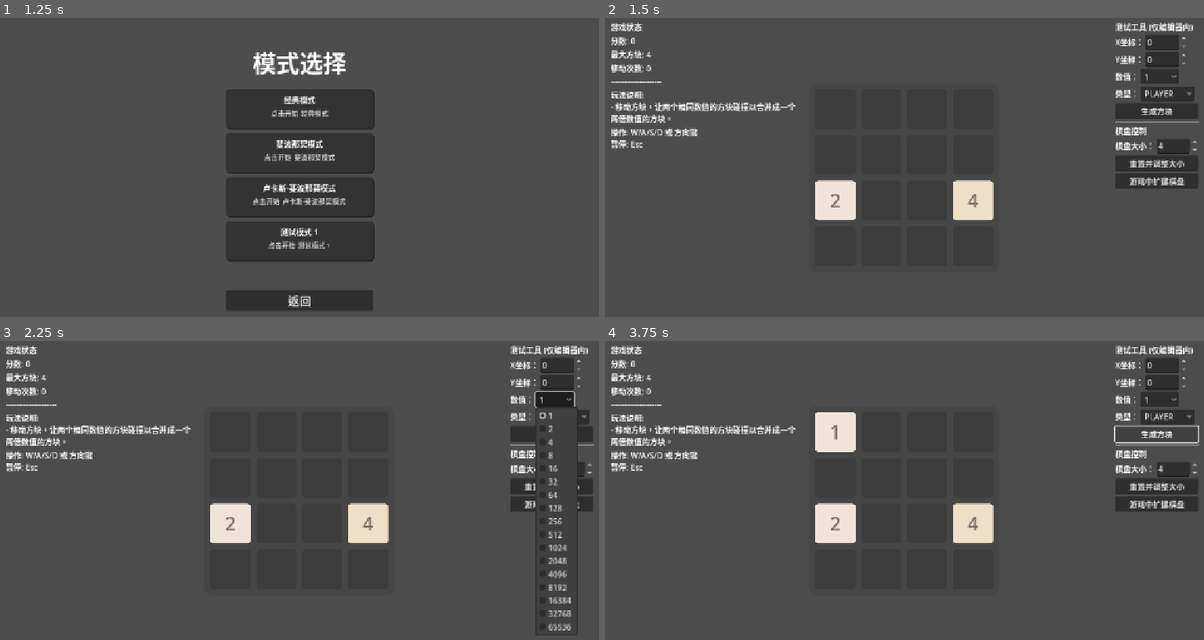
Above: before the commit, frames 1-4 (two rows, left to right).
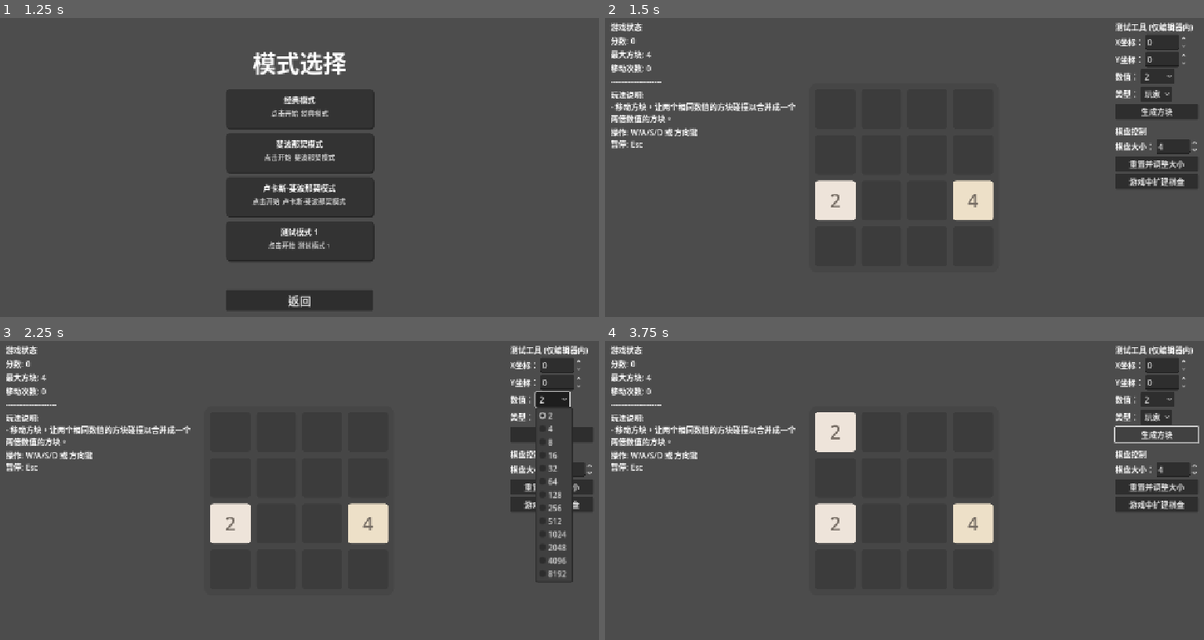
Above: after the commit, the same moments.

Repository: C76GN/2048-all-in-one
Game: Godot game, scene res://scenes/main_menu.tscn
The game is run twice, just before and just after one commit, with the same random seed, the same clock (stepped at 60 frames per second) and the same inputs.
Inputs (mouse positions are in pixels of both pictures, inside the frame that each line leads up to):
- Up to frame 1 (1.25 s): click "开始游戏" at 0.5 s
- Up to frame 2 (1.5 s): click (904, 107) at 1.25 s
- Up to frame 3 (2.25 s): click "1" (after the commit: "2") at 2 s
- Up to frame 4 (3.75 s): click "PLAYER" (after the commit: "玩家") at 2.75 s; click "生成方块" at 3.5 s

Frame 1 is identical in both runs. In frame 2, 0.9% of the frame differs, in the area x 85-100%, y 17-57%; in frame 3, 1.2%, in the area x 85-100%, y 16-99%; in frame 4, 1.2%.

Commit message:
Refactor test panel to support dynamic types and values
The test panel UI and related logic have been refactored to dynamically populate type and value options based on the current interaction rule, removing hardcoded values. New methods and signals were added to support this, and all interaction rule subclasses now provide spawnable types and values. GamePlay coordinates the panel setup and responds to requests for value lists and tile spawning, improving extensibility for different game modes.

Diff:
--- a/scenes/test_panel.tscn
+++ b/scenes/test_panel.tscn
@@ -61,12 +61,6 @@
 [node name="TypeOptionButton" type="OptionButton" parent="HBoxContainer4"]
 unique_name_in_owner = true
 layout_mode = 2
-selected = 0
-item_count = 2
-popup/item_0/text = "PLAYER"
-popup/item_0/id = 0
-popup/item_1/text = "MONSTER"
-popup/item_1/id = 1
 
 [node name="SpawnButton" type="Button" parent="."]
 unique_name_in_owner = true
--- a/scripts/interaction_rule.gd
+++ b/scripts/interaction_rule.gd
@@ -43,3 +43,15 @@
 ## 子类可以重写此方法，返回一个字典，供HUD展示。
 func get_display_data() -> Dictionary:
 	return {}
+
+## 获取此规则下所有可生成的方块“类型”。
+## @return: 一个字典，键是类型ID(int)，值是类型的可读名称(String)。
+##          例如: {0: "Player", 1: "Monster"}
+func get_spawnable_types() -> Dictionary:
+	return {} # 默认返回空字典，子类必须重写。
+
+## 根据指定的类型ID，获取所有可生成的方块“数值”。
+## @param _type_id: 类型的ID。
+## @return: 一个包含所有合法数值(int)的数组。
+func get_spawnable_values(_type_id: int) -> Array[int]:
+	return [] # 默认返回空数组，子类必须重写。
--- a/scripts/modes/battle_interaction_rule.gd
+++ b/scripts/modes/battle_interaction_rule.gd
@@ -70,3 +70,20 @@
 		return 0
 	var level = int(log(value) / log(2))
 	return max(0, level)
+
+## 获取此规则下所有可生成的方块“类型”。
+func get_spawnable_types() -> Dictionary:
+	return {
+		Tile.TileType.PLAYER: "玩家",
+		Tile.TileType.MONSTER: "怪物"
+	}
+
+## 根据指定的类型ID，获取所有可生成的方块“数值”。
+func get_spawnable_values(_type_id: int) -> Array[int]:
+	# 在这个模式中，玩家和怪物都遵循2的幂次方规则
+	var values: Array[int] = []
+	var current_power_of_two = 2
+	while current_power_of_two <= 8192:
+		values.append(current_power_of_two)
+		current_power_of_two *= 2
+	return values
--- a/scripts/modes/classic_interaction_rule.gd
+++ b/scripts/modes/classic_interaction_rule.gd
@@ -42,3 +42,16 @@
 		return 0
 	var level = int(log(value) / log(2)) - 1
 	return max(0, level)
+
+## 获取此规则下所有可生成的方块“类型”。
+func get_spawnable_types() -> Dictionary:
+	return {Tile.TileType.PLAYER: "玩家"}
+
+## 根据指定的类型ID，获取所有可生成的方块“数值”。
+func get_spawnable_values(_type_id: int) -> Array[int]:
+	var values: Array[int] = []
+	var current_power_of_two = 2
+	while current_power_of_two <= 8192:
+		values.append(current_power_of_two)
+		current_power_of_two *= 2
+	return values
--- a/scripts/modes/fibonacci_interaction_rule.gd
+++ b/scripts/modes/fibonacci_interaction_rule.gd
@@ -162,3 +162,31 @@
 		fib_data.append(item)
 
 	return {"fibonacci_sequence": fib_data}
+
+## 获取此规则下所有可生成的方块“类型”。
+func get_spawnable_types() -> Dictionary:
+	return {Tile.TileType.PLAYER: "斐波那契数"}
+
+## 根据指定的类型ID，获取所有可生成的方块“数值”。
+func get_spawnable_values(_type_id: int) -> Array[int]:
+	var sequence: Array[int] = [1]
+	if 1 > 10000: return sequence
+
+	sequence.append(1)
+	var a = 1
+	var b = 2
+	sequence.append(b)
+
+	while b < 10000:
+		var next_fib = a + b
+		if next_fib > 10000: break
+		sequence.append(next_fib)
+		a = b
+		b = next_fib
+
+	var unique_sequence: Array[int] = []
+	for item in sequence:
+		if not unique_sequence.has(item):
+			unique_sequence.append(item)
+	unique_sequence.sort()
+	return unique_sequence
--- a/scripts/modes/game_play.gd
+++ b/scripts/modes/game_play.gd
@@ -218,22 +218,6 @@
 
 	hud.update_display(display_data)
 
-	# --- 规则动态信息 ---
-	# 从所有规则中聚合需要显示的动态数据（如计时器）
-	for rule in all_spawn_rules:
-		var rule_data = rule.get_display_data()
-		if not rule_data.is_empty():
-			display_data.merge(rule_data)
-
-	# --- 静态帮助信息 ---
-	display_data["separator"] = "--------------------" # 分隔符
-	if not mode_config.mode_description.is_empty():
-		display_data["description"] = mode_config.mode_description
-
-	display_data["controls"] = "操作: W/A/S/D 或 方向键\n暂停: Esc"
-
-	hud.update_display(display_data)
-
 ## [内部函数] 切换暂停菜单的可见性及游戏的暂停状态。
 func _toggle_pause_menu():
 	get_tree().paused = not get_tree().paused
@@ -241,18 +225,47 @@
 
 ## [内部函数] 初始化仅在编辑器中可见的测试工具面板。
 func _initialize_test_tools():
-	if OS.has_feature("editor"):
-		test_panel.visible = true
-		if not test_panel.spawn_requested.is_connected(game_board.spawn_specific_tile):
-			test_panel.spawn_requested.connect(game_board.spawn_specific_tile)
-
-		if not test_panel.reset_and_resize_requested.is_connected(_on_reset_and_resize_requested):
-			test_panel.reset_and_resize_requested.connect(_on_reset_and_resize_requested)
-
-		if not test_panel.live_expand_requested.is_connected(game_board.live_expand):
-			test_panel.live_expand_requested.connect(game_board.live_expand)
+	if not OS.has_feature("editor"):
+		test_panel.visible = false
+		return
+
+	test_panel.visible = true
+
+	# 1. 连接TestPanel发出的请求信号
+	if not test_panel.spawn_requested.is_connected(_on_test_panel_spawn_requested):
+		test_panel.spawn_requested.connect(_on_test_panel_spawn_requested)
+
+	if not test_panel.values_requested_for_type.is_connected(_on_test_panel_values_requested):
+		test_panel.values_requested_for_type.connect(_on_test_panel_values_requested)
+
+	if not test_panel.reset_and_resize_requested.is_connected(_on_reset_and_resize_requested):
+		test_panel.reset_and_resize_requested.connect(_on_reset_and_resize_requested)
+
+	if not test_panel.live_expand_requested.is_connected(game_board.live_expand):
+		test_panel.live_expand_requested.connect(game_board.live_expand)
+
+	# 2. 使用当前模式的规则来配置TestPanel
+	var spawnable_types = interaction_rule.get_spawnable_types()
+	test_panel.setup_panel(spawnable_types)
+
+## 响应来自测试面板的生成方块请求。
+func _on_test_panel_spawn_requested(grid_pos: Vector2i, value: int, type_id: int) -> void:
+	var tile_type_enum: Tile.TileType
+
+	# 核心转换逻辑：将来自TestPanel的通用type_id转换为引擎可识别的Tile.TileType枚举。
+	# 对于卢卡斯-斐波那契模式，所有“类型”实际上都是PLAYER类型。
+	if interaction_rule is LucasFibonacciInteractionRule:
+		tile_type_enum = Tile.TileType.PLAYER
 	else:
-		test_panel.visible = false
+		# 对于其他模式，我们假设 type_id 直接对应 Tile.TileType 枚举值 (0=PLAYER, 1=MONSTER)
+		tile_type_enum = type_id as Tile.TileType
+
+	game_board.spawn_specific_tile(grid_pos, value, tile_type_enum)
+
+## 响应来自测试面板的、为特定类型请求数值列表的请求。
+func _on_test_panel_values_requested(type_id: int) -> void:
+	var values = interaction_rule.get_spawnable_values(type_id)
+	test_panel.update_value_options(values)
 
 ## 响应来自测试面板的重置棋盘请求。
 func _on_reset_and_resize_requested(new_size: int):
--- a/scripts/modes/lucas_fibonacci_interaction_rule.gd
+++ b/scripts/modes/lucas_fibonacci_interaction_rule.gd
@@ -173,3 +173,22 @@
 		"luc_sequence_display": luc_data,
 		"synthesis_tip_display": synthesis_tip
 	}
+
+## 获取此规则下所有可生成的方块“类型”。
+func get_spawnable_types() -> Dictionary:
+	# 在这个模式中，用 0 代表斐波那契，1 代表卢卡斯，这与 get_color_scheme_index 的逻辑一致
+	return {
+		0: "斐波那契数",
+		1: "卢卡斯数"
+	}
+
+## 根据指定的类型ID，获取所有可生成的方块“数值”。
+func get_spawnable_values(type_id: int) -> Array[int]:
+	match type_id:
+		0: # 斐波那契数
+			return _fib_sequence
+		1: # 卢卡斯数
+			var luc_display = _luc_sequence.duplicate()
+			luc_display.sort()
+			return luc_display
+	return []
--- a/scripts/ui/test_panel.gd
+++ b/scripts/ui/test_panel.gd
@@ -1,16 +1,22 @@
 # scripts/ui/test_panel.gd
 
-## TestPanel: 一个仅在编辑器中使用的测试和调试工具面板。
+## TestPanel: 一个动态的、由规则驱动的测试和调试工具面板。
 ##
-## 该脚本负责管理测试面板的UI交互。它允许开发者在运行时手动指定
-## 方块的坐标、数值和类型，或调整棋盘大小，然后通过发出信号来请求执行相应操作。
+## 该脚本负责管理测试面板的UI交互。它不再硬编码任何数值或类型，
+## 而是通过外部数据来动态填充选项。它允许开发者在运行时手动生成
+## 符合当前游戏模式规则的方块，或调整棋盘大小。
 extends VBoxContainer
 
 # --- 信号定义 ---
 
 ## 当用户点击“生成方块”按钮时发出。
-## 它会携带生成方块所需的所有信息，供监听者使用。
-signal spawn_requested(grid_pos: Vector2i, value: int, type_index: int)
+## 它会携带生成方块所需的所有信息，供监听者（GamePlay）使用。
+## type_id 是 TypeOptionButton 中被选中项的ID。
+signal spawn_requested(grid_pos: Vector2i, value: int, type_id: int)
+
+## 当用户在类型下拉菜单中选择了新的一项时发出。
+## GamePlay 会监听此信号，并为 TestPanel 提供新的数值列表。
+signal values_requested_for_type(type_id: int)
 ## 当用户请求重置棋盘并使用新尺寸时发出。
 signal reset_and_resize_requested(new_size: int)
 ## 当用户请求在游戏过程中扩建棋盘时发出。
@@ -36,31 +42,67 @@
 	# 连接棋盘大小调整相关按钮的信号
 	reset_resize_button.pressed.connect(_on_reset_resize_button_pressed)
 	live_expand_button.pressed.connect(_on_live_expand_button_pressed)
-	# 动态地用2的幂次方数值填充“数值”下拉列表。
-	_populate_value_options()
+	# 连接类型下拉菜单的 item_selected 信号，实现数值列表的联动更新。
+	type_option_button.item_selected.connect(_on_type_selected)
 
-# --- 内部辅助函数 ---
+# --- 公共接口 ---
 
-## 动态填充“数值”下拉列表的选项。
-func _populate_value_options() -> void:
-	value_option_button.add_item("1")
-	var current_power_of_two = 2
-	while current_power_of_two <= 65536:
-		value_option_button.add_item(str(current_power_of_two))
-		current_power_of_two *= 2
+## 初始化并设置测试面板的所有选项。由 GamePlay 在游戏开始时调用。
+## @param types: 一个字典 {id: "name", ...} 用于填充类型下拉菜单。
+func setup_panel(types: Dictionary) -> void:
+	type_option_button.clear()
+
+	var type_ids = types.keys()
+	type_ids.sort()
+
+	for type_id in type_ids:
+		type_option_button.add_item(types[type_id], type_id)
+
+	# 初始时，自动为第一个类型请求数值
+	if not type_ids.is_empty():
+		_on_type_selected(0)
+
+## 更新“数值”下拉列表的内容。由 GamePlay 在收到新数值时调用。
+## @param values: 一个包含所有可选数值(int)的数组。
+func update_value_options(values: Array[int]) -> void:
+	value_option_button.clear()
+	for v in values:
+		value_option_button.add_item(str(v))
+
+## 更新生成方块坐标选择器的上限值。
+func update_coordinate_limits(new_grid_size: int) -> void:
+	var max_coord = new_grid_size - 1
+	pos_x_spinbox.max_value = max_coord
+	pos_y_spinbox.max_value = max_coord
+
+	# 同时限制当前值，防止因缩小棋盘导致值超出范围
+	pos_x_spinbox.value = min(pos_x_spinbox.value, max_coord)
+	pos_y_spinbox.value = min(pos_y_spinbox.value, max_coord)
 
 # --- 信号处理函数 ---
 
 ## 响应“生成方块”按钮的点击事件。
 func _on_spawn_button_pressed() -> void:
-	# 步骤1: 从各个UI控件中收集用户输入的生成参数。
+	# 步骤1: 收集用户输入。
 	var pos = Vector2i(int(pos_x_spinbox.value), int(pos_y_spinbox.value))
+
+	# 检查数值下拉框是否有选项
+	if value_option_button.item_count == 0:
+		push_warning("TestPanel: 没有可选的生成数值。")
+		return
+
 	var value_text = value_option_button.get_item_text(value_option_button.selected)
 	var value = int(value_text)
-	var type_index = type_option_button.selected
 
-	# 步骤2: 发出 `spawn_requested` 信号，并将收集到的数据作为参数广播出去。
-	spawn_requested.emit(pos, value, type_index)
+	# 检查类型下拉框是否有选项
+	if type_option_button.item_count == 0:
+		push_warning("TestPanel: 没有可选的生成类型。")
+		return
+
+	var type_id = type_option_button.get_item_id(type_option_button.selected)
+
+	# 步骤2: 发出 `spawn_requested` 信号。
+	spawn_requested.emit(pos, value, type_id)
 
 ## 响应“重置并调整大小”按钮的点击事件。
 func _on_reset_resize_button_pressed() -> void:
@@ -72,14 +114,9 @@
 	var new_size = int(grid_size_spinbox.value)
 	live_expand_requested.emit(new_size)
 
-# --- 公共接口 ---
-
-## 更新生成方块坐标选择器的上限值。
-func update_coordinate_limits(new_grid_size: int) -> void:
-	var max_coord = new_grid_size - 1
-	pos_x_spinbox.max_value = max_coord
-	pos_y_spinbox.max_value = max_coord
-
-	# 同时限制当前值，防止因缩小棋盘导致值超出范围
-	pos_x_spinbox.value = min(pos_x_spinbox.value, max_coord)
-	pos_y_spinbox.value = min(pos_y_spinbox.value, max_coord)
+## 当类型下拉菜单中的选项被改变时调用。
+func _on_type_selected(index: int) -> void:
+	if index < 0 or index >= type_option_button.item_count:
+		return
+	var type_id = type_option_button.get_item_id(index)
+	values_requested_for_type.emit(type_id)
